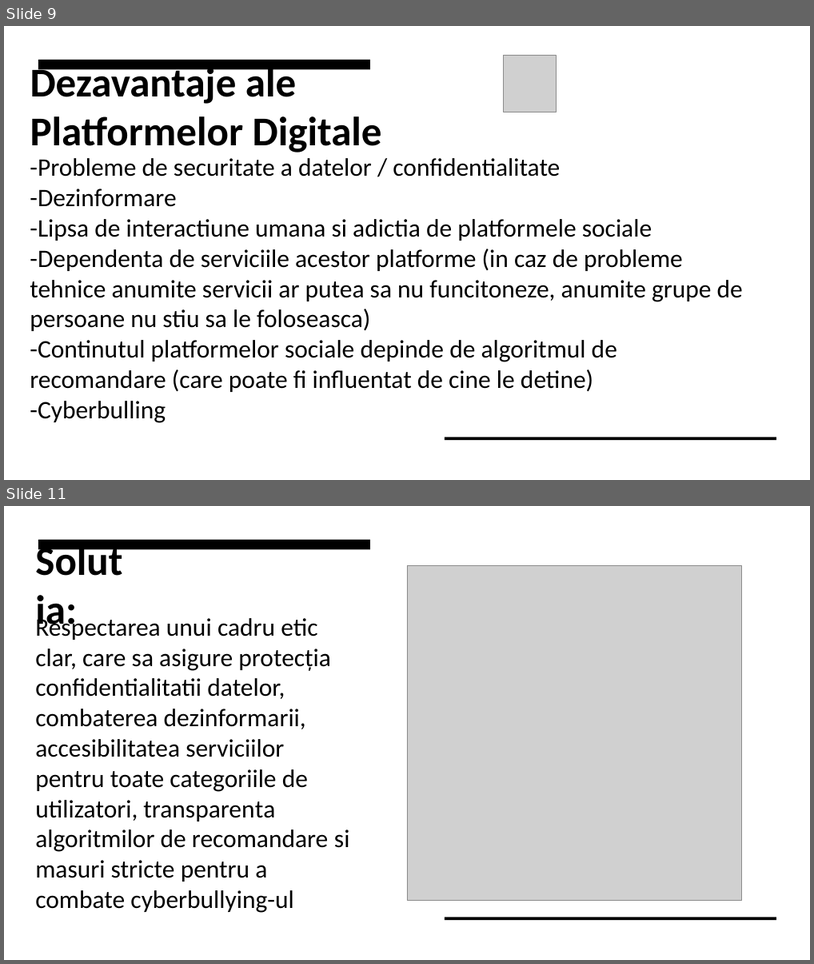
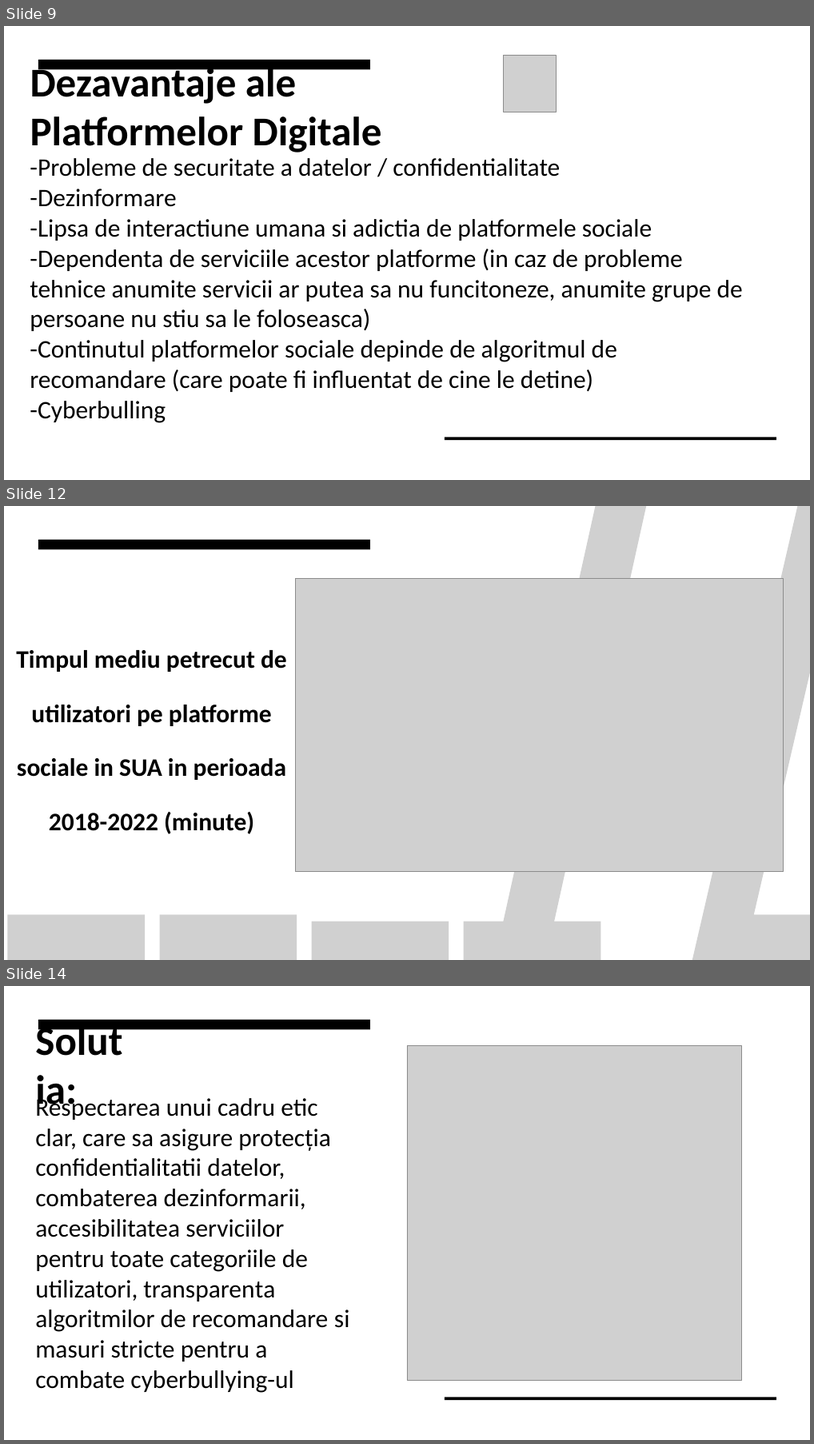
Before and after one commit to Sergiu2404/University_projects_UBB_CS, a slide deck: SEM6/EthicsAndAcademicIntegrity/Intro/Introducere_dileme_etice.pptx. Shown one above the other, each under a label of ours: slides 9 and 11 before the commit, slides 9, 12 and 14 after it; the slides between them are not shown. The pictures are 814x964 and 814x1444 pixels, drawn with LibreOffice and Linux fonts; fonts in the diff are those of the drawing; grey boxes stand for pictures; background and template pictures are left out. Boxes give left, top, right and bottom in pixels: in the first picture for what was removed or moved away, otherwise in the second. Text is boxed around its words. In the diff, an @@ line names an element or a change of style, - is before the commit and + after.

```diff
--- a/SEM6/EthicsAndAcademicIntegrity/Intro/Introducere_dileme_etice.pptx
+++ b/SEM6/EthicsAndAcademicIntegrity/Intro/Introducere_dileme_etice.pptx
@@ slide 12 added at box(4, 506, 810, 960), background #FFFFFF; not listed: 1 template element that a slide beside it also shows @@
@@ picture added at box(482, 506, 660, 960) @@
@@ picture added at box(674, 506, 810, 960) @@
@@ picture added at box(295, 578, 784, 872) @@
@@ text added at box(16, 650, 287, 834), 30 pt, text #000000, bold @@
+Timpul mediu petrecut de utilizatori pe platforme sociale in SUA in perioada 2018-2022 (minute)
@@ group added at box(8, 914, 601, 960): 4 pictures @@
@@ picture added at box(708, 914, 810, 960) @@
@@ what was slide 11 is now slide 14 @@
```
Also in this commit, not shown: 2 other slides added, 7 other files.
